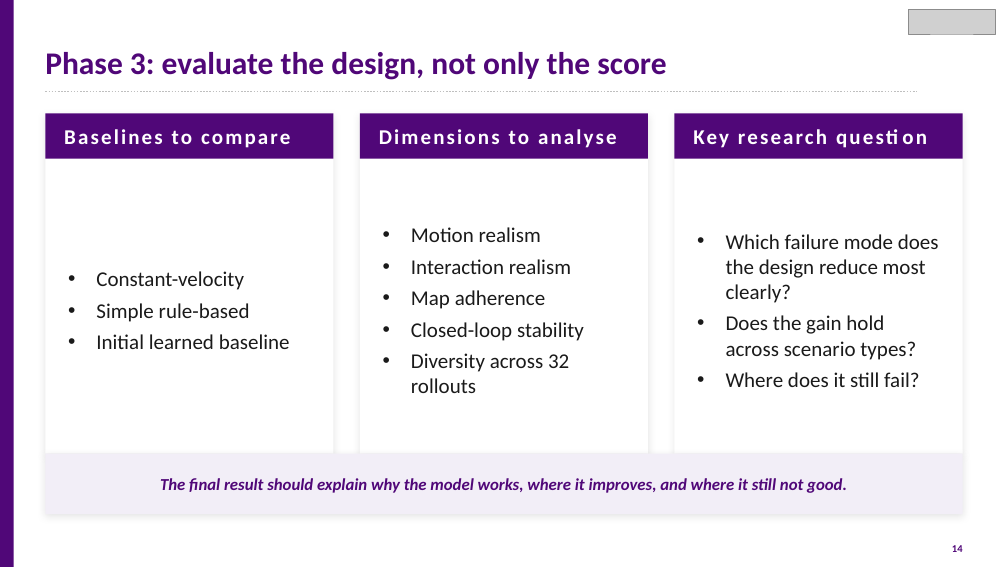
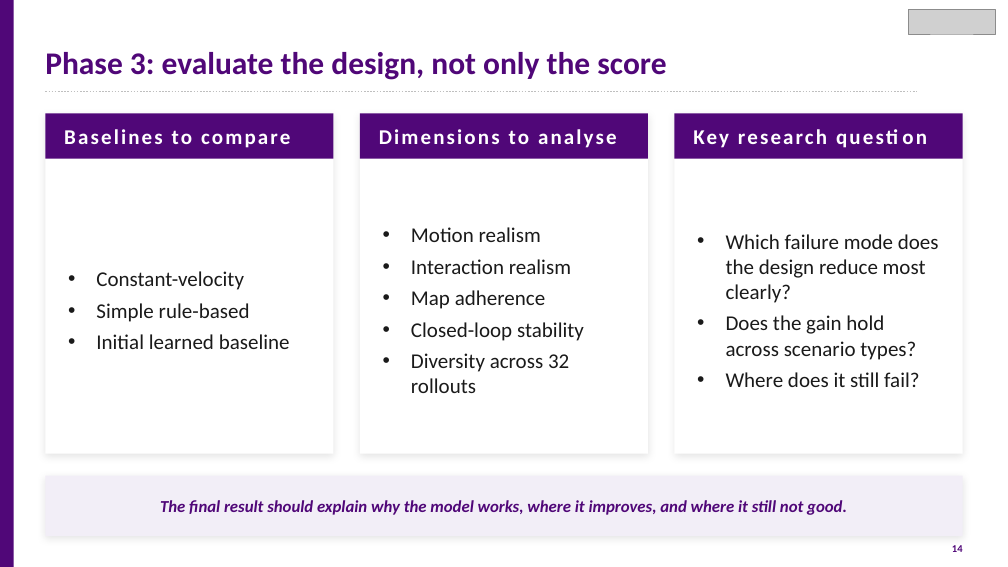
Before and after one commit to Ahorns/Stone, a slide deck: slide 15 of slides/dist/WOSAC_Research_Plan2.pptx. Drawn at 1008x567 pixels with LibreOffice and Linux fonts; fonts in the diff are those of the drawing; grey boxes stand for pictures. Boxes give left, top, right and bottom in pixels: in the first picture for what was removed or moved away, otherwise in the second. Text is boxed around its words. In the diff, an @@ line names an element or a change of style, - is before the commit and + after.

Commit message:
slideupdtae

```diff
--- a/slides/dist/WOSAC_Research_Plan2.pptx
+++ b/slides/dist/WOSAC_Research_Plan2.pptx
@@ rectangle: place and size @@
-rectangle at [45,454,963,514]
+rectangle at [45,476,963,536]
@@ text "The final result should explain ...": place and size @@
-text "The final result should explain ..." at [160,478,847,493]
+text "The final result should explain ..." at [160,500,847,515]
```
